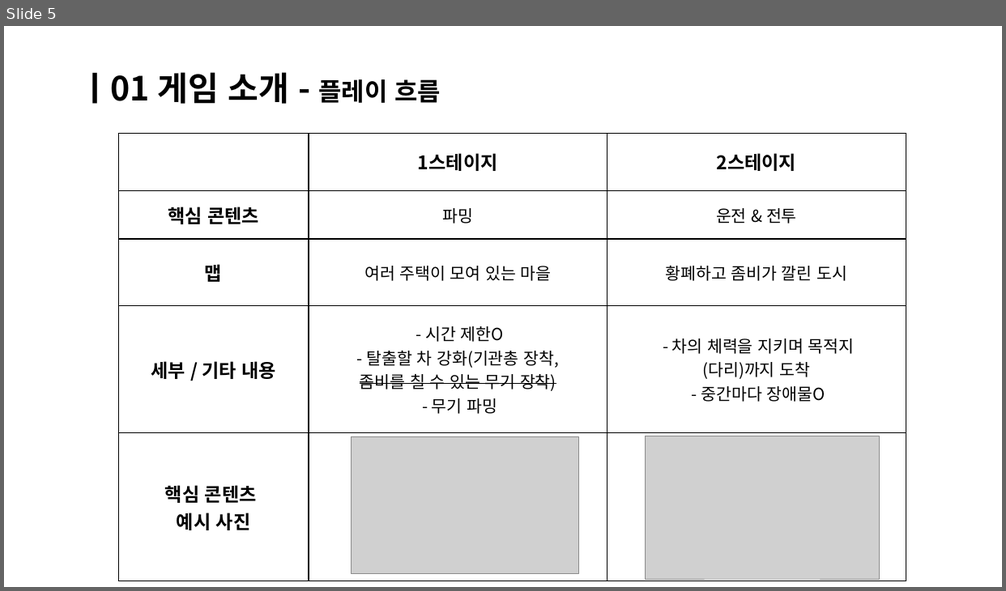
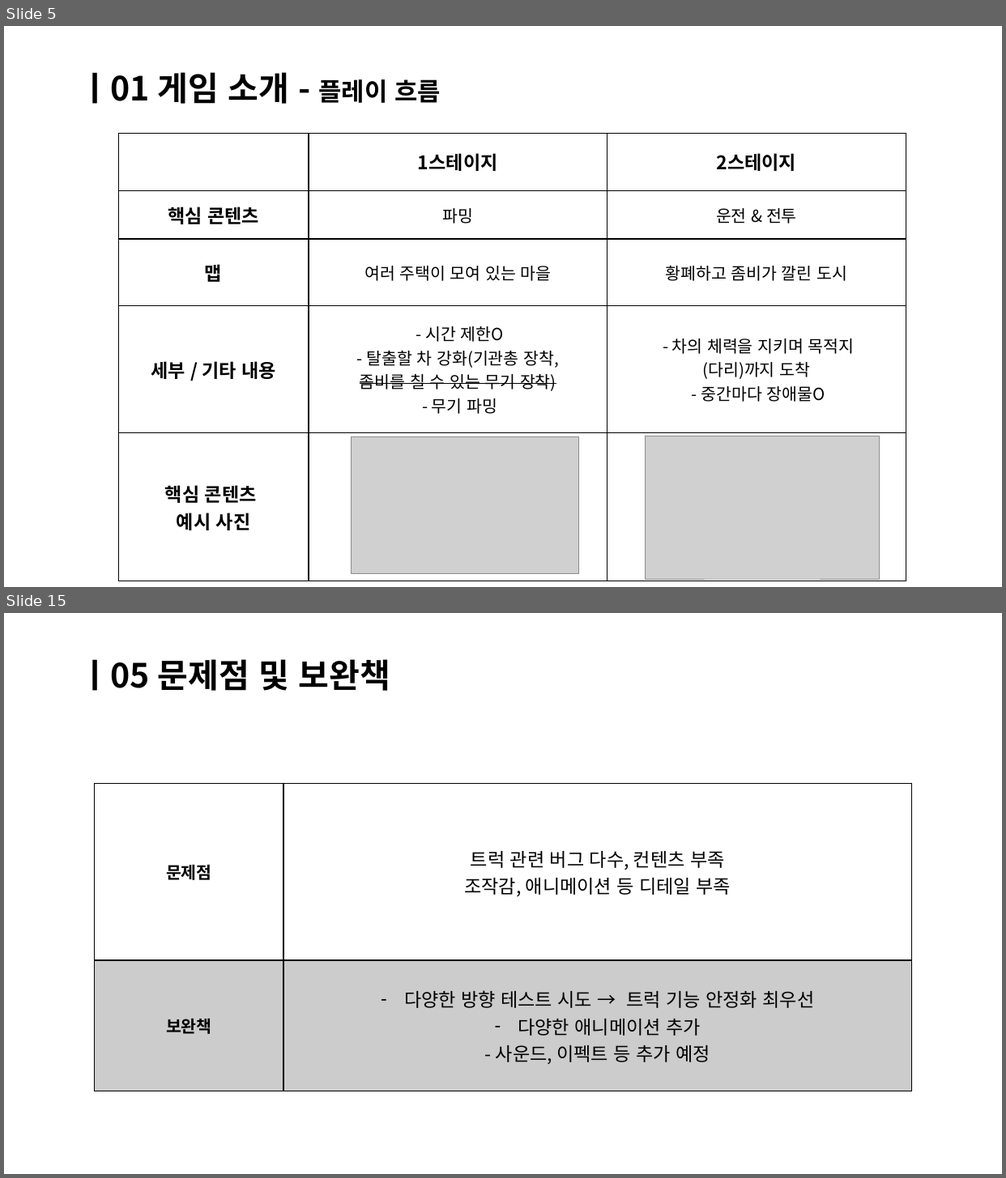
Before and after one commit to Bae-JuHwan/Meeting_Minutes, a slide deck: 제출용/감염_죽음의 도시_중간발표.pptx. Shown one above the other, each under a label of ours: slide 5 before the commit, slides 5 and 15 after it; the slides between them are not shown. The pictures are 1006x591 and 1006x1178 pixels, drawn with LibreOffice and Linux fonts; fonts in the diff are those of the drawing; grey boxes stand for pictures. Boxes give left, top, right and bottom in pixels: in the first picture for what was removed or moved away, otherwise in the second. Text is boxed around its words. In the diff, an @@ line names an element or a change of style, - is before the commit and + after.

Commit message:
서버 내용 추가

```diff
--- a/제출용/감염_죽음의 도시_중간발표.pptx
+++ b/제출용/감염_죽음의 도시_중간발표.pptx
@@ slide 15 added at [4,613,1002,1174], background #FFFFFF @@
@@ title added at [80,659,390,691], 32 pt, text #000000, bold @@
+ㅣ05 문제점 및 보완책
@@ table added at [95,784,912,1093], 2 rows, 2 columns @@
+문제점 | 트럭 관련 버그 다수, 컨텐츠 부족 / 조작감, 애니메이션 등 디테일 부족
+보완책 | 다양한 방향 테스트 시도 → 트럭 기능 안정화 최우선 / 다양한 애니메이션 추가 / - 사운드, 이펙트 등 추가 예정
```
Also in this commit, not shown: 3 slides changed, 8 other slides added, 4 slides removed, 2 other files.
